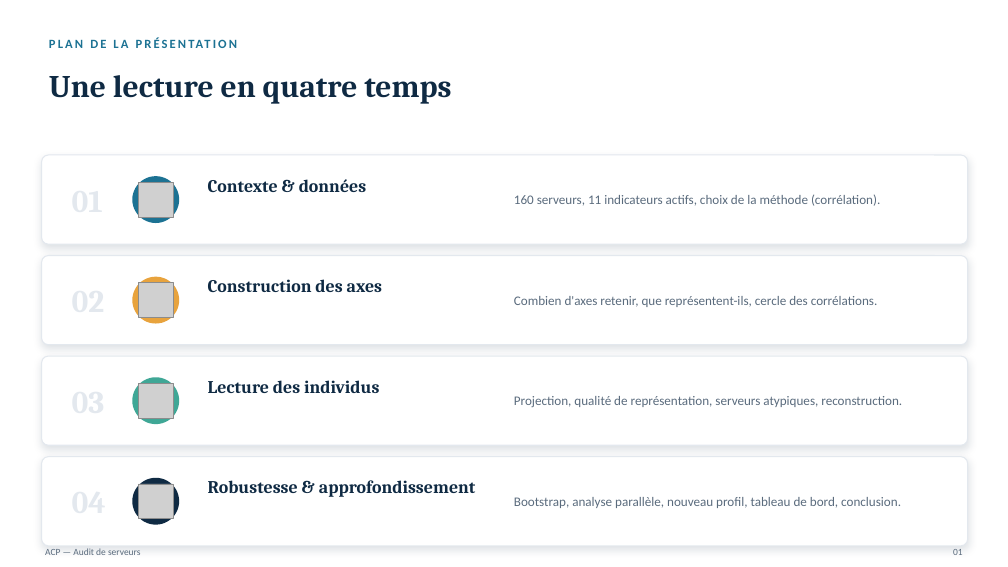
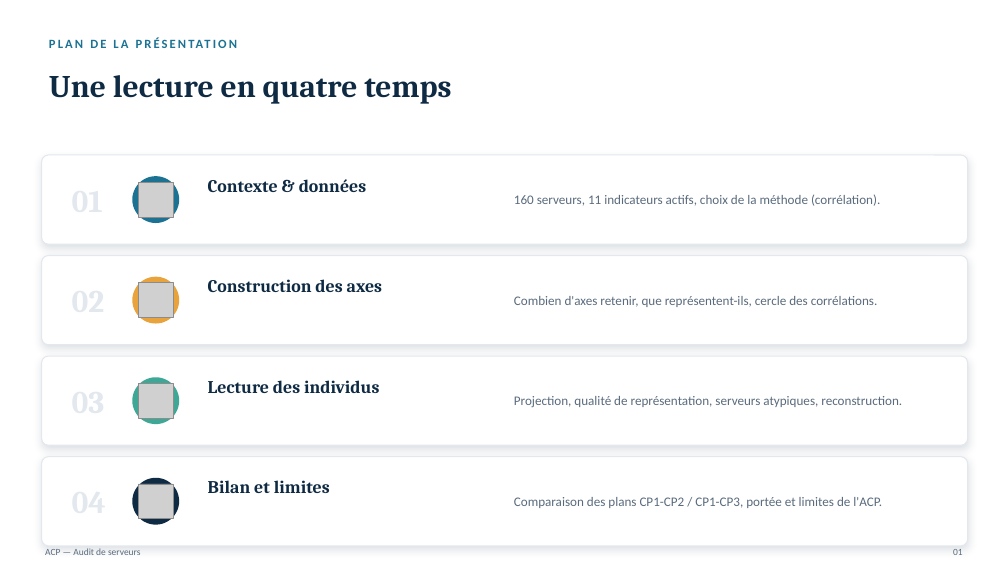
Before and after one commit to abdoulxx/datacamp-II, a slide deck: slide 2 of livrables/ACP_Audit_Serveurs.pptx. Drawn at 1008x567 pixels with LibreOffice and Linux fonts; fonts in the diff are those of the drawing; grey boxes stand for pictures. Boxes give left, top, right and bottom in pixels: in the first picture for what was removed or moved away, otherwise in the second. Text is boxed around its words. In the diff, an @@ line names an element or a change of style, - is before the commit and + after.

Commit message:
Retire les questions d'approfondissement (10-16) du notebook, du rapport et du powerpoint
Le notebook, le rapport Word et la presentation ne couvrent plus que les
questions 1-9 (corps du sujet). Le powerpoint a ete edite a partir du
deck original pour conserver son design (cartes, icones, pied de page)
plutot que d'etre regenere depuis zero.

```diff
--- a/livrables/ACP_Audit_Serveurs.pptx
+++ b/livrables/ACP_Audit_Serveurs.pptx
@@ text at (208,480,330,493): text changed @@
-Robustesse & approfondissement
+Bilan et limites
@@ text at (514,497,882,508): text changed @@
-Bootstrap, analyse parallèle, nouveau profil, tableau de bord, conclusion.
+Comparaison des plans CP1-CP2 / CP1-CP3, portée et limites de l'ACP.
```
Also in this commit, not shown: 1 other slide changed, 6 slides removed, 4 other files.
